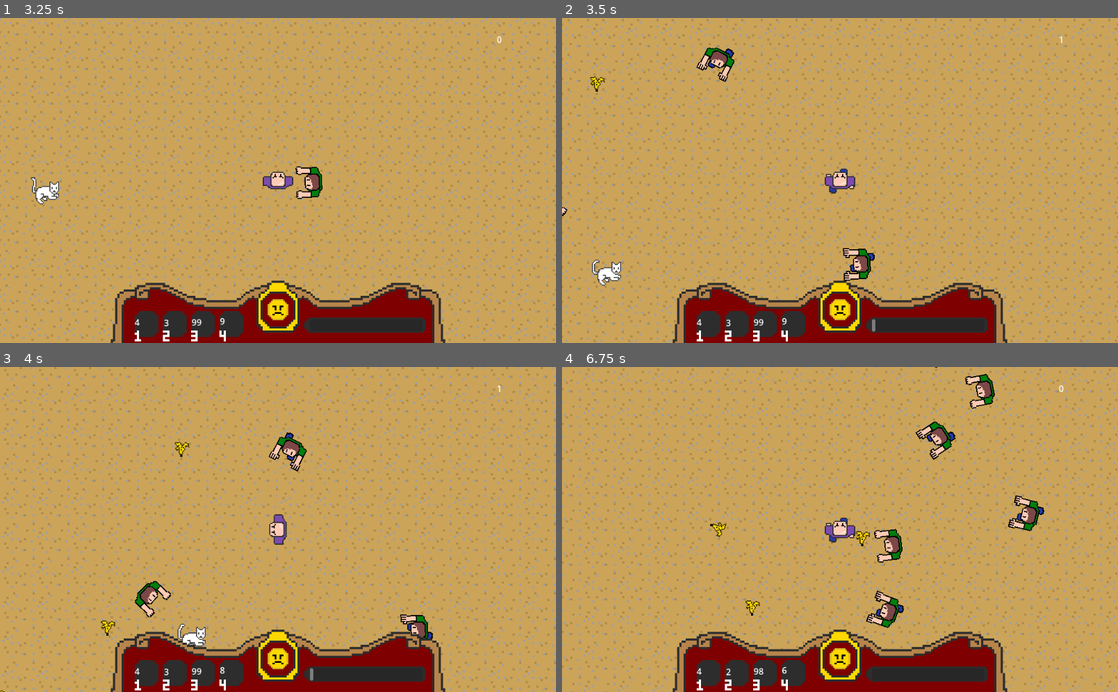
Above: before the commit, frames 1-4 (two rows, left to right).
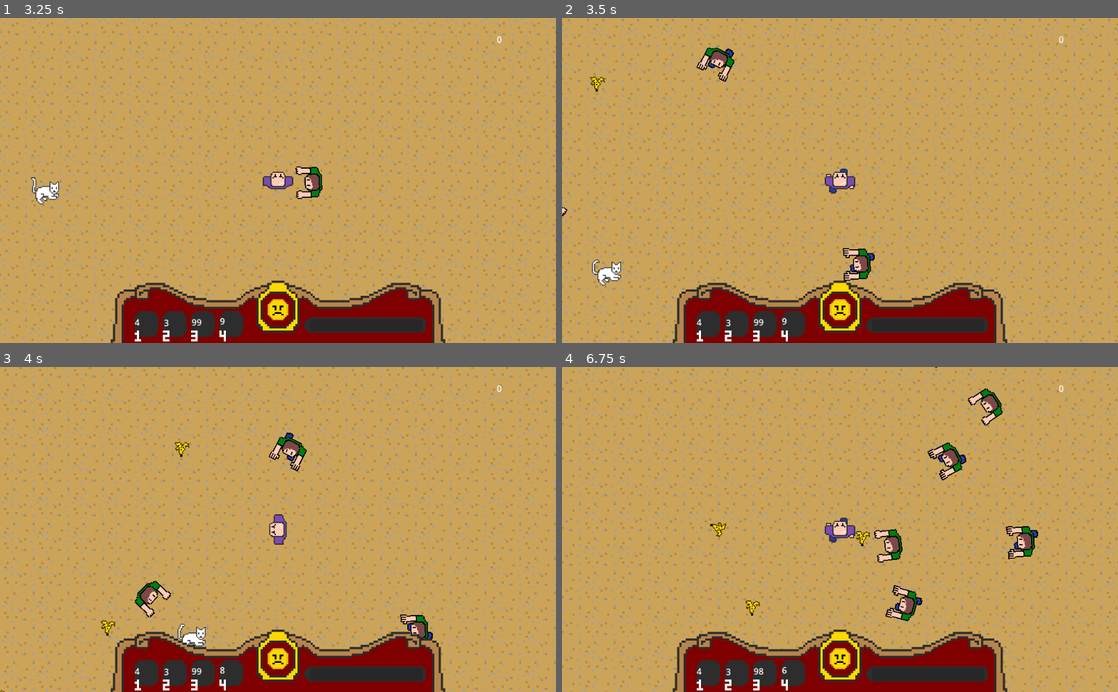
Above: after the commit, the same moments.

Repository: JessicaCC-gd/GGJ2024-2_4_1
Game: Godot game, scene res://level.tscn
The game is run twice, just before and just after one commit, with the same random seed, the same clock (stepped at 60 frames per second) and the same inputs.
Inputs:
- Up to frame 1 (3.25 s): tap Enter at 0.5 s; hold Right (move_right) 0.53-1.28 s; tap 1 (action_1) at 0.6 s; hold Down (move_down) 1.28-2.03 s; tap 2 (action_2) at 1.35 s; hold Right (move_right) 2.03-2.78 s; tap 3 (action_3) at 2.1 s; hold Up (move_up) from 2.78 s (still down); tap 4 (action_4) at 2.85 s
- Up to frame 2 (3.5 s): keep holding Up (move_up)
- Up to frame 3 (4 s): release Up (move_up) at 3.53 s; hold Left (move_left) from 3.53 s (still down); tap 1 (action_1) at 3.6 s
- Up to frame 4 (6.75 s): tap one key every 0.75 s from 4.35 s: 2 (action_2) 3 (action_3) 4 (action_4) 1 (action_1); release Left (move_left) at 5.03 s; hold Down (move_down) 5.03-5.78 s; hold Right (move_right) 5.78-6.53 s; hold Up (move_up) from 6.53 s (still down)

Frame 1 is identical in both runs. In frame 2, less than 0.1% of the frame differs, in the area x 55-91%, y 5-97%; in frame 3, less than 0.1%; in frame 4, 2.7%, in the area x 29-87%, y 2-95%.

Commit message:
wtf bananas

Diff:
--- a/banana.tscn
+++ b/banana.tscn
@@ -15,7 +15,10 @@
 }]
 
 [sub_resource type="CircleShape2D" id="CircleShape2D_5fars"]
-radius = 1.45
+radius = 7.0
+
+[sub_resource type="CircleShape2D" id="CircleShape2D_txdqf"]
+radius = 4.12311
 
 [node name="banana" type="CharacterBody2D"]
 collision_layer = 0
@@ -28,9 +31,13 @@
 autoplay = "default"
 
 [node name="Area2D" type="Area2D" parent="."]
+collision_layer = 32768
+collision_mask = 2
 
 [node name="CollisionShape2D" type="CollisionShape2D" parent="Area2D"]
 shape = SubResource("CircleShape2D_5fars")
 
-[node name="CollisionShape2D2" type="CollisionShape2D" parent="."]
-shape = SubResource("CircleShape2D_5fars")
+[node name="CollisionShape2D" type="CollisionShape2D" parent="."]
+shape = SubResource("CircleShape2D_txdqf")
+
+[connection signal="body_entered" from="Area2D" to="." method="_on_area_2d_body_entered"]
--- a/enemy.tscn
+++ b/enemy.tscn
@@ -1,10 +1,11 @@
-[gd_scene load_steps=11 format=3 uid="uid://danj4or15odof"]
+[gd_scene load_steps=12 format=3 uid="uid://danj4or15odof"]
 
-[ext_resource type="Texture2D" uid="uid://dk0rslfm1nrq5" path="res://assets/sprites/tickler_walk.png" id="1_dblfr"]
+[ext_resource type="Texture2D" uid="uid://dw2wp4km8371c" path="res://assets/sprites/tickler_walk.png" id="1_dblfr"]
 [ext_resource type="Script" path="res://enemy.gd" id="1_r2d8k"]
+[ext_resource type="Texture2D" uid="uid://kspv4a8heywr" path="res://assets/sprites/tickler_idle.png" id="2_uwyc5"]
 
-[sub_resource type="AtlasTexture" id="AtlasTexture_jygyw"]
-atlas = ExtResource("1_dblfr")
+[sub_resource type="AtlasTexture" id="AtlasTexture_ti14c"]
+atlas = ExtResource("2_uwyc5")
 region = Rect2(0, 0, 32, 32)
 
 [sub_resource type="AtlasTexture" id="AtlasTexture_ulu11"]
@@ -57,17 +58,19 @@
 }]
 
 [sub_resource type="CircleShape2D" id="CircleShape2D_pe2hc"]
-radius = 20.025
+radius = 19.0
 
-[sub_resource type="CapsuleShape2D" id="CapsuleShape2D_cla8n"]
-height = 28.0
+[sub_resource type="CircleShape2D" id="CircleShape2D_plqk6"]
+radius = 11.1803
 
 [node name="enemy" type="CharacterBody2D"]
+collision_layer = 2
+collision_mask = 32775
 script = ExtResource("1_r2d8k")
 
 [node name="AnimatedSprite2D" type="AnimatedSprite2D" parent="."]
 sprite_frames = SubResource("SpriteFrames_3l6sg")
-animation = &"walk"
+animation = &"idle"
 
 [node name="Area2D" type="Area2D" parent="."]
 collision_layer = 7
@@ -81,7 +84,8 @@
 
 [node name="CollisionShape2D" type="CollisionShape2D" parent="."]
 rotation = 1.5708
-shape = SubResource("CapsuleShape2D_cla8n")
+shape = SubResource("CircleShape2D_plqk6")
 
+[connection signal="area_shape_entered" from="Area2D" to="." method="_on_area_2d_area_shape_entered"]
 [connection signal="body_entered" from="Area2D" to="." method="_on_area_2d_body_entered"]
 [connection signal="body_exited" from="Area2D" to="." method="_on_area_2d_body_exited"]
Not shown: 1 places in banana.tscn that only renumber resources
Not shown: 1 places in enemy.tscn that only renumber resources
Not shown: 1 places in level.tscn that only renumber resources
